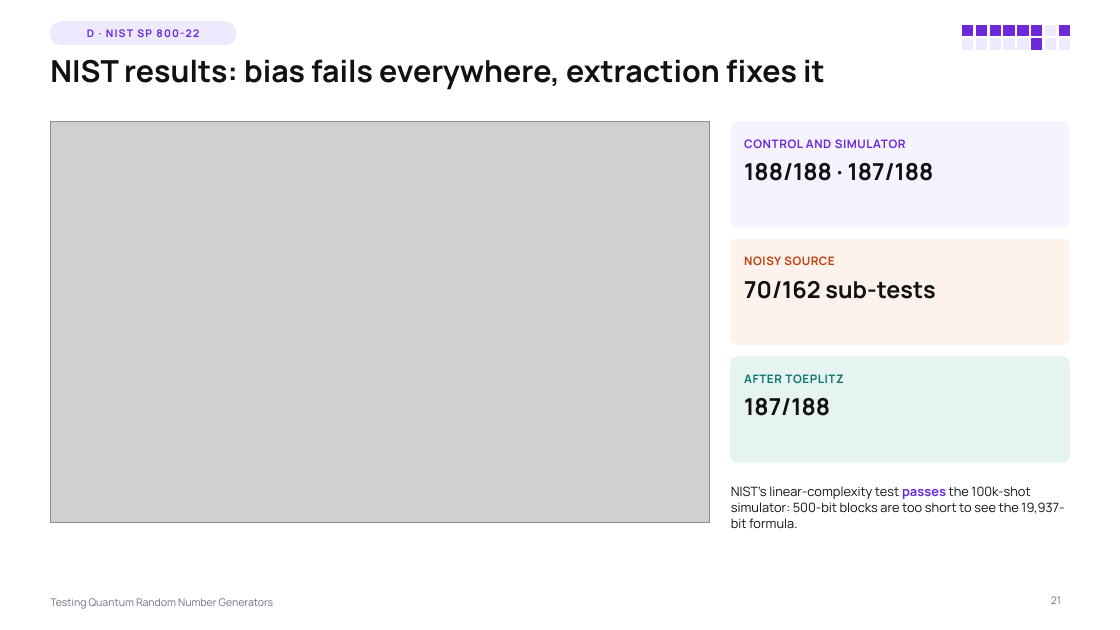
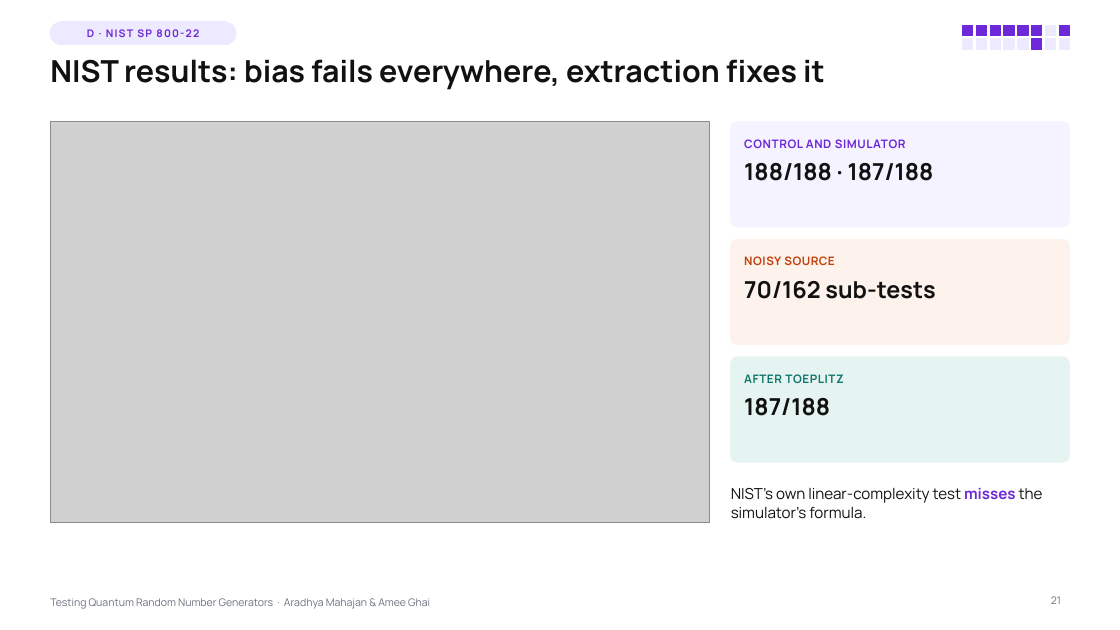
Before and after one commit to Aradhya2708/Quantum-RNG-Proj, a slide deck: slide 21 of presentation/QRNG_Testing_Lecture.pptx. Drawn at 1120x630 pixels with LibreOffice and Linux fonts; fonts in the diff are those of the drawing; grey boxes stand for pictures. Boxes give left, top, right and bottom in pixels: in the first picture for what was removed or moved away, otherwise in the second. Text is boxed around its words. In the diff, an @@ line names an element or a change of style, - is before the commit and + after.

```diff
--- a/presentation/QRNG_Testing_Lecture.pptx
+++ b/presentation/QRNG_Testing_Lecture.pptx
@@ text at bbox=[731, 488, 1043, 519]: text changed; size 11 to 13 pt @@
-NIST's linear-complexity test passes the 100k-shot simulator: 500-bit blocks are too short to see the 19,937-bit formula.
+NIST's own linear-complexity test misses the simulator's formula.
@@ text at bbox=[50, 598, 430, 609]: text changed @@
-Testing Quantum Random Number Generators
+Testing Quantum Random Number Generators · Aradhya Mahajan & Amee Ghai
```
Also in this commit, not shown: 25 other slides changed, 3 slides added, 4 slides removed, 7 other files.
